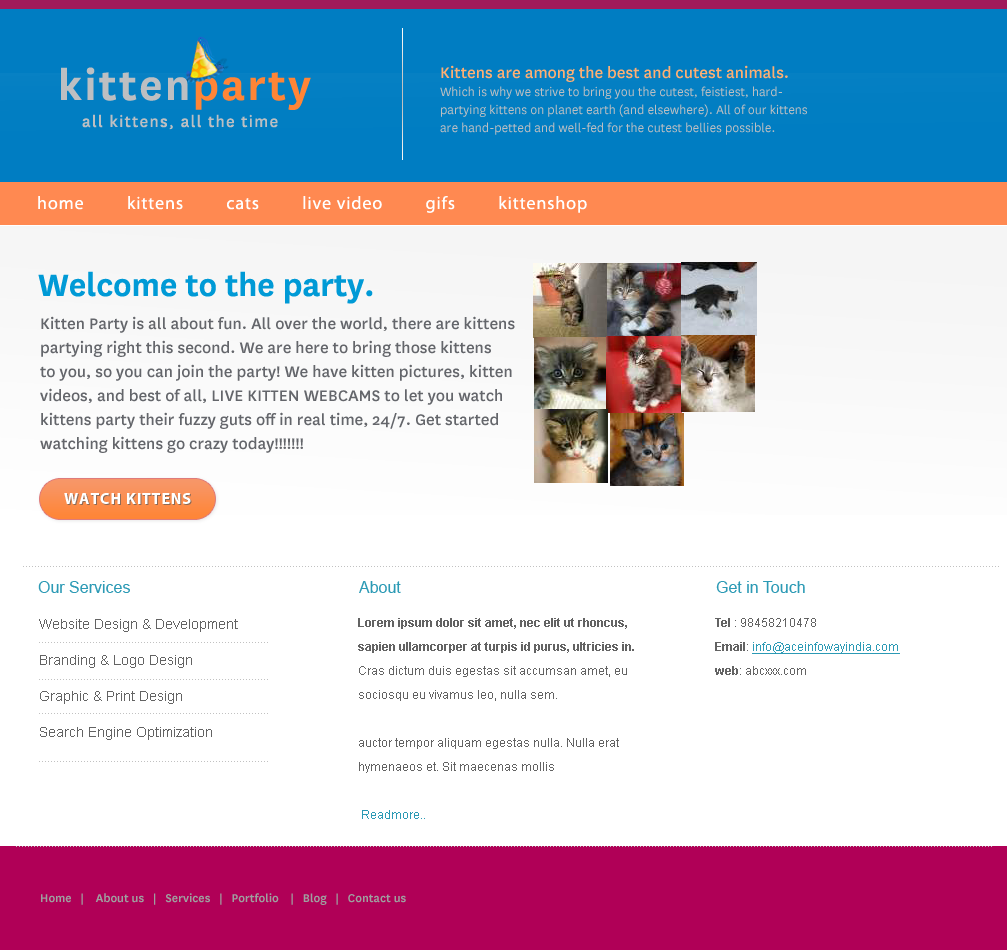
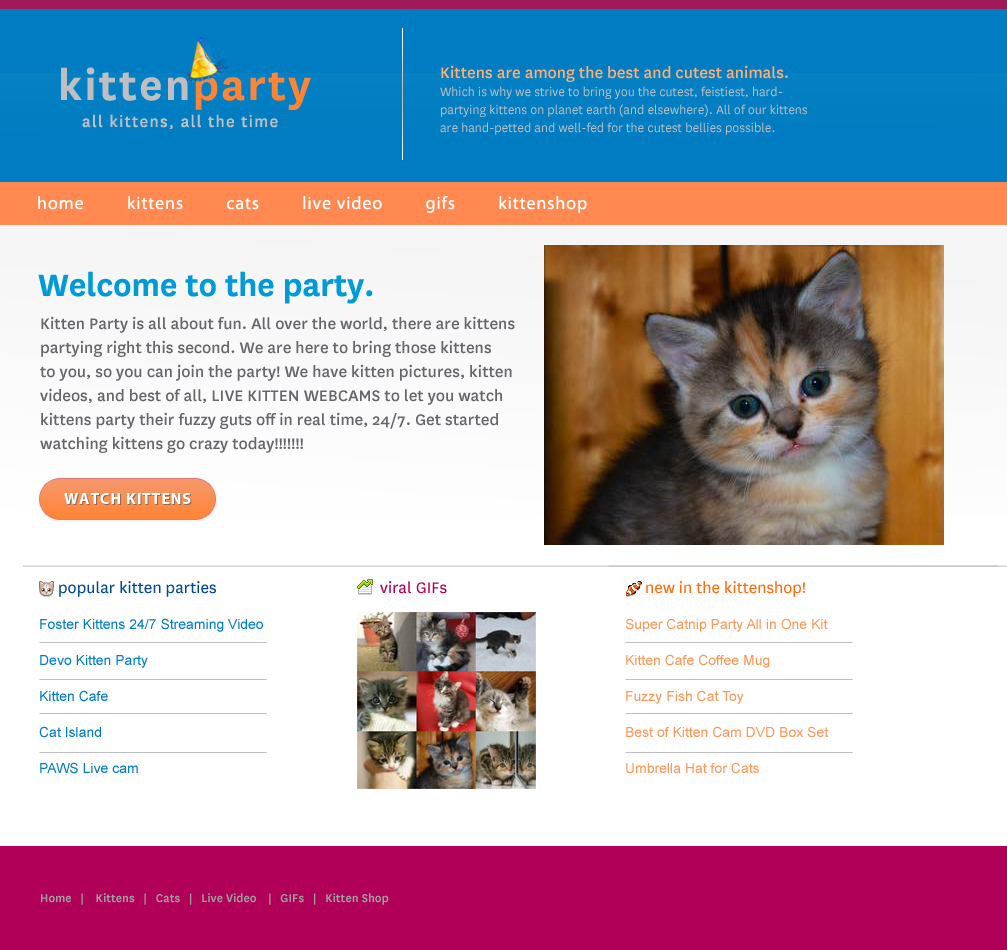
Layer changes from the first 1007×950 image to the second:
removed group "kitten mosaic" (in "slider projects") (8 layers) from group "slider projects" over (533, 262, 757, 486)
removed layer "Layer 21" from group "kitten mosaic" over (681, 335, 755, 412)
removed layer "Layer 20" from group "kitten mosaic" over (606, 336, 682, 413)
removed layer "Layer 19" from group "kitten mosaic" over (681, 262, 757, 336)
removed layer "Layer 18" from group "kitten mosaic" over (607, 263, 683, 339)
removed layer "Layer 17" from group "kitten mosaic" over (534, 337, 610, 412)
removed layer "Layer 14" from group "slider projects" over (480, 245, 1007, 671)
moved "Layer 16" into group "slideshow", painted on it over (533, 245, 944, 545)
removed layer "Website Design & Development B" from group "Content" over (39, 619, 238, 740)
removed layer "Tel : 98458210478 Email: info@" from group "Content" over (715, 618, 900, 675)
removed layer "Lorem ipsum dolor sit amet, ne" from group "Content" over (358, 618, 634, 819)
added group "Popular Kitten Parties" with 9 layers in group "Content" over (22, 565, 998, 774)
added group "borders" with 5 layers in group "Popular Kitten Parties" over (22, 565, 998, 753)
added layer "Foster Kittens 24/7 Streaming Video Devo Kitten Party Kitten Ca" in group "Popular Kitten Parties" over (39, 618, 263, 774)
added group "viral GIFs" (1st of 2, in "Content") with 3 layers in group "Content" over (357, 579, 536, 789)
added layer "kitten mosaic" (in "Content" › "viral GIFs") in group "viral GIFs" over (357, 612, 536, 789)
added group "new in kittenshop" with 9 layers in group "Content" over (608, 565, 1007, 774)
added group "borders copy" with 5 layers in group "new in kittenshop" over (608, 565, 1007, 753)
added layer "Super Catnip Party All in One Kit Kitten Cafe Coffee Mug Fuzzy" in group "new in kittenshop" over (625, 618, 829, 774)
…and 27 more changes (15 added, 2 painted, 10 removed, 2 renamed, 1 stack)
